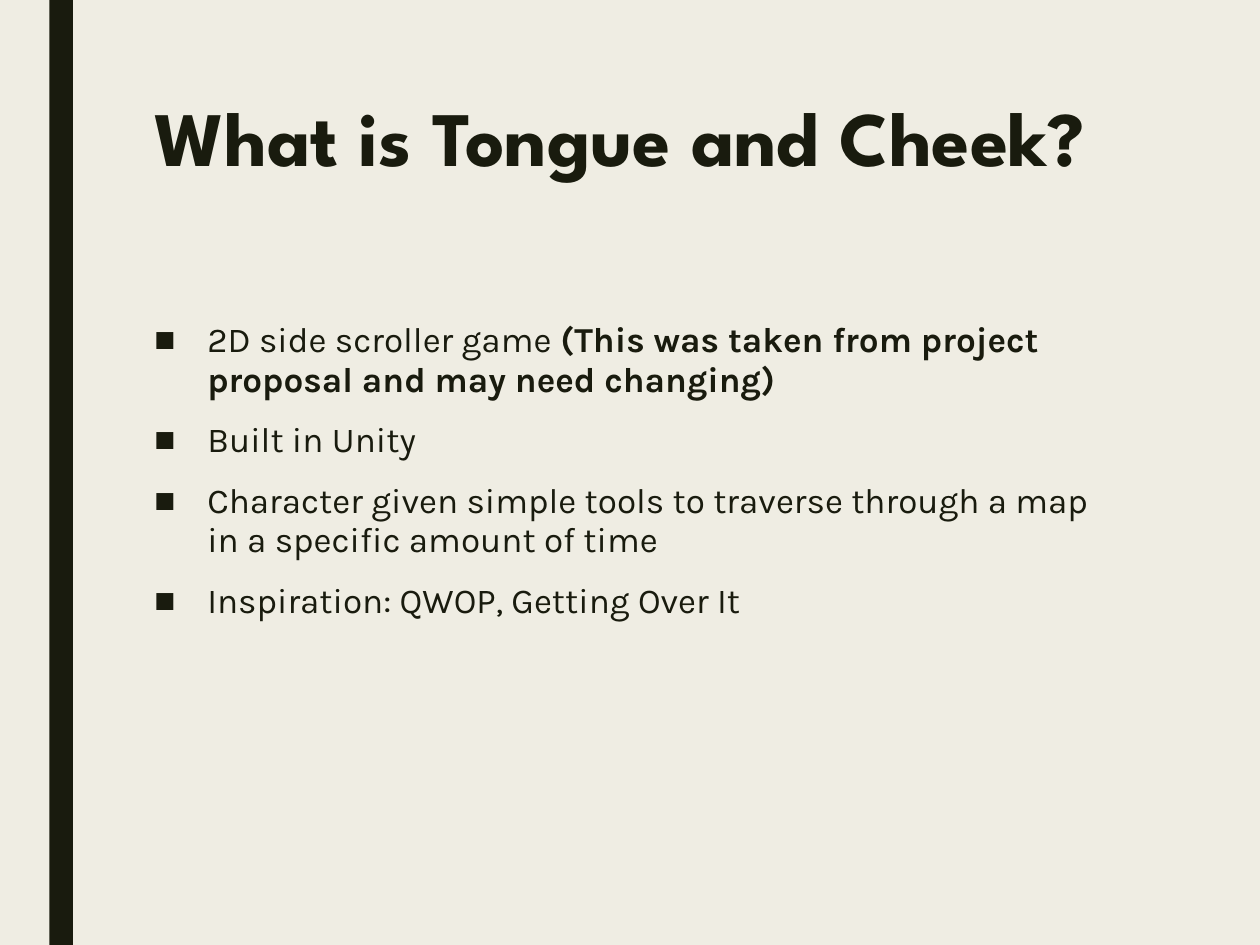
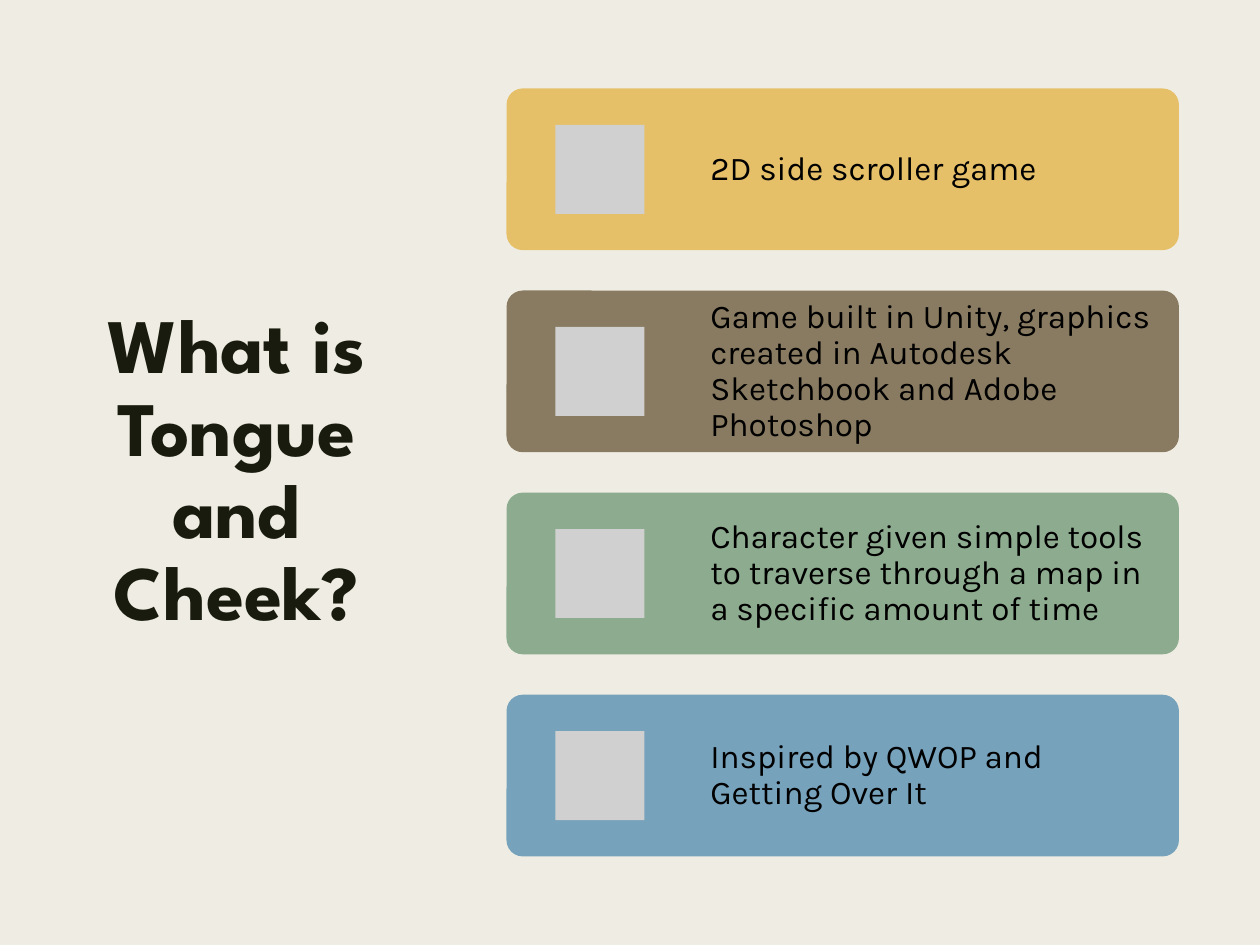
Before and after one commit to SamChami/Tongue-and-Cheek, a slide deck: slide 2 of docs/TongueAndCheek.pptx. Drawn at 1260x945 pixels with LibreOffice and Linux fonts; fonts in the diff are those of the drawing; grey boxes stand for pictures. Boxes give left, top, right and bottom in pixels: in the first picture for what was removed or moved away, otherwise in the second. Text is boxed around its words. In the diff, an @@ line names an element or a change of style, - is before the commit and + after.

```diff
--- a/docs/TongueAndCheek.pptx
+++ b/docs/TongueAndCheek.pptx
@@ rectangle added at (x1=0, y1=0, x2=1260, y2=945), fill #EFEDE3 @@
@@ title "What is Tongue and Cheek?" moved from (x1=154, y1=113, x2=1085, y2=183) to (x1=108, y1=320, x2=365, y2=621) @@
@@ title "What is Tongue and Cheek?" at (x1=108, y1=320, x2=365, y2=621): alignment left to centre; vertical alignment top to middle @@
@@ text removed at (x1=207, y1=326, x2=1087, y2=622) @@
-■ 2D side scroller game (This was taken from project proposal and may need changing)
-■ Built in Unity
-■ Character given simple tools to traverse through a map in a specific amount of time
-■ Inspiration: QWOP, Getting Over It
@@ group added at (x1=507, y1=88, x2=1179, y2=856): 4 rounded rectangles, 4 pictures, 4 texts @@
+2D side scroller game
+Game built in Unity, graphics created in Autodesk Sketchbook and Adobe Photoshop
+Character given simple tools to traverse through a map in a specific amount of time
+Inspired by QWOP and Getting Over It
```
Also in this commit, not shown: 7 other slides changed, 1 slide added, 1 slide removed.
